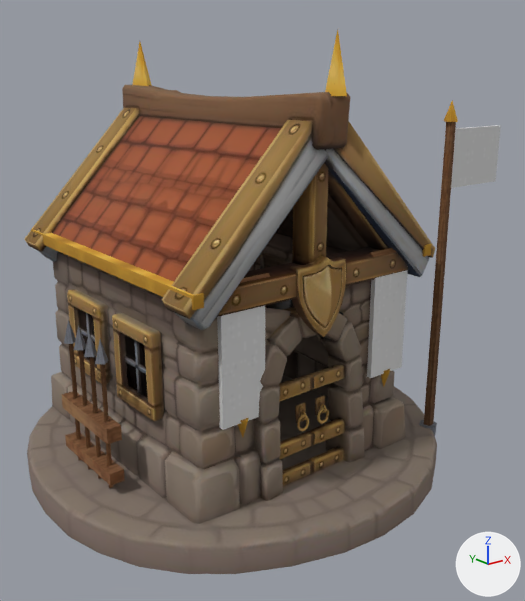
The glTF model assets/structures/barracks.glb as it was, and as the next commit left it.
Camera for both pictures: a camera (50 mm lens) standing at (-3.02, -4.13, 2.76) and looking at (0.13, -0.19, 1.19). Lighting does not change. The marker at lower right points along +X, +Y and +Z. The older version comes first. Where no turn or scale is listed for an object, it has been applied to the vertices.

In view in the first picture: 'barracks', 'barracks_mast', 'level2_barracks', 'spin_barracks'.
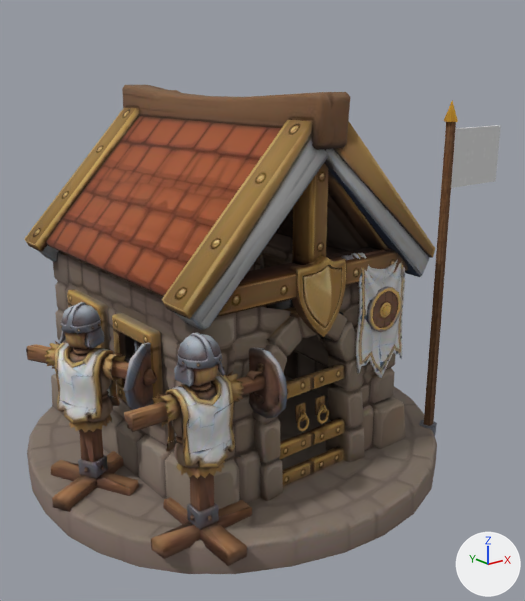
What differs and where, as boxes (x1, y1, x2, y2) in the pictures (525 x 601 px):
'level2_barracks', no longer drawn: before (31, 29, 431, 488)
    faces in mat_team_cloth: (217, 270, 407, 430)
    faces in mat_wood: (61, 248, 396, 488)
    faces in mat_gold: (31, 29, 431, 438)
    faces in mat_iron: (64, 320, 108, 365)
'addon_dummy', added: after (124, 332, 288, 566)
    faces in mat_addon_dummy_skin: (124, 332, 288, 566)
    faces in mat_team_addon_dummy: (168, 375, 233, 466)
'addon_dummy_1', added: after (26, 302, 158, 512)
    faces in mat_addon_dummy_skin: (26, 302, 158, 512)
    faces in mat_team_addon_dummy: (58, 343, 116, 420)
'addon_banner', added: after (341, 248, 405, 378)
    faces in mat_team_addon_banner: (351, 253, 405, 378)
    faces in mat_addon_banner_skin: (341, 248, 405, 377)

The change, as a list of edits to the scene's bpy script:
```text
Add img_addon_dummy_tex:
    img_addon_dummy_tex = load_image('addon_dummy_tex', '_unpacked/addon_dummy_tex', 256, 256, 'sRGB')
Add img_addon_banner_tex:
    img_addon_banner_tex = load_image('addon_banner_tex', '_unpacked/addon_banner_tex', 256, 256, 'sRGB')
Add mat_team_addon_dummy:
    mat_team_addon_dummy = bpy.data.materials.new('team_addon_dummy')
    # uses the picture img_addon_dummy_tex
Add mat_addon_dummy_skin:
    mat_addon_dummy_skin = bpy.data.materials.new('addon_dummy_skin')
    # uses the picture img_addon_dummy_tex
Add mat_team_addon_banner:
    mat_team_addon_banner = bpy.data.materials.new('team_addon_banner')
    # uses the picture img_addon_banner_tex
Add mat_addon_banner_skin:
    mat_addon_banner_skin = bpy.data.materials.new('addon_banner_skin')
    # uses the picture img_addon_banner_tex
Add me_addon_dummy:
    me_addon_dummy.from_pydata(...)  # 1178 vertices, 1600 faces; spans x -0.481..0.481, y -0.342..0.345, z -0.001..1.251
    # faces by material slot: [1439, 161]
    me_addon_dummy.materials.append(mat_addon_dummy_skin)
    me_addon_dummy.materials.append(mat_team_addon_dummy)
Add me_addon_banner:
    me_addon_banner.from_pydata(...)  # 1056 vertices, 1499 faces; spans x -0.318..0.318, y -0.084..0.084, z -0.001..0.9
    # faces by material slot: [815, 684]
    me_addon_banner.materials.append(mat_addon_banner_skin)
    me_addon_banner.materials.append(mat_team_addon_banner)
Change ob_level2_barracks:
    ob_level2_barracks: bpy.data.objects.new('level2_barracks', me_level2_barracks) -> bpy.data.objects.new('level2_barracks', None)
Add ob_addon_dummy_1:
    ob_addon_dummy_1 = bpy.data.objects.new('addon_dummy_1', me_addon_dummy)
    ob_addon_dummy_1.parent = ob_level2_barracks
    ob_addon_dummy_1.location = (-1.22, -0.15, 0.171)
    ob_addon_dummy_1.rotation_euler = (0.0, 0.0, -1.1)  # degrees (0, 0, -63)
Add ob_addon_dummy:
    ob_addon_dummy = bpy.data.objects.new('addon_dummy', me_addon_dummy)
    ob_addon_dummy.parent = ob_level2_barracks
    ob_addon_dummy.location = (-0.95, -1.02, 0.171)
Add ob_addon_banner:
    ob_addon_banner = bpy.data.objects.new('addon_banner', me_addon_banner)
    ob_addon_banner.location = (0.52, -0.964, 0.75)
```
